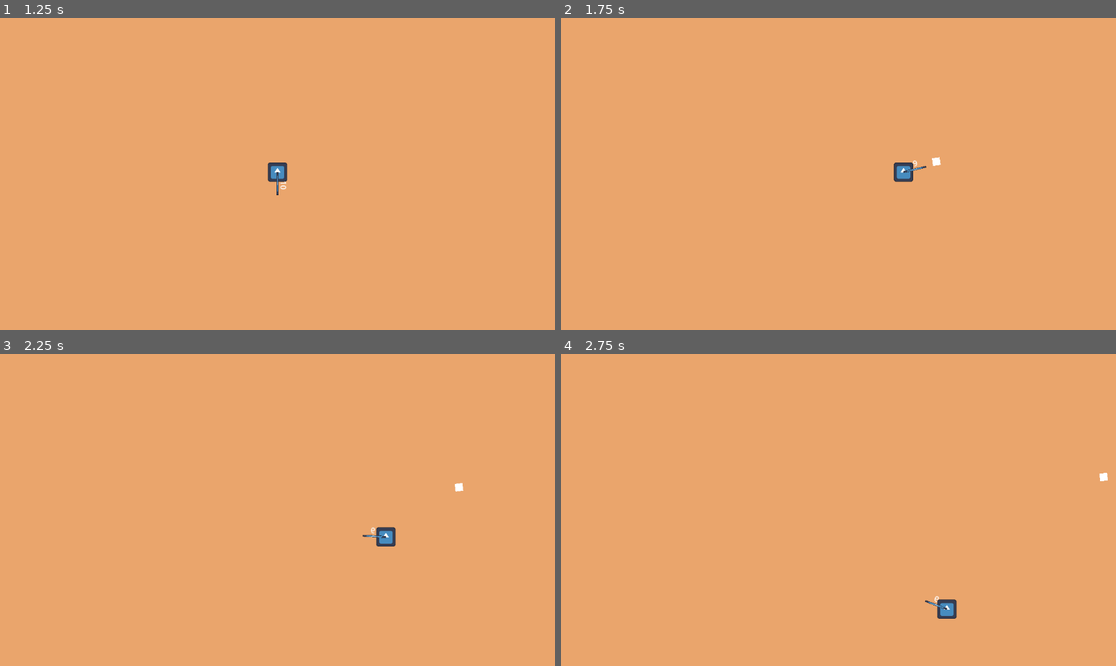
Above: before the commit, frames 1-4 (two rows, left to right).
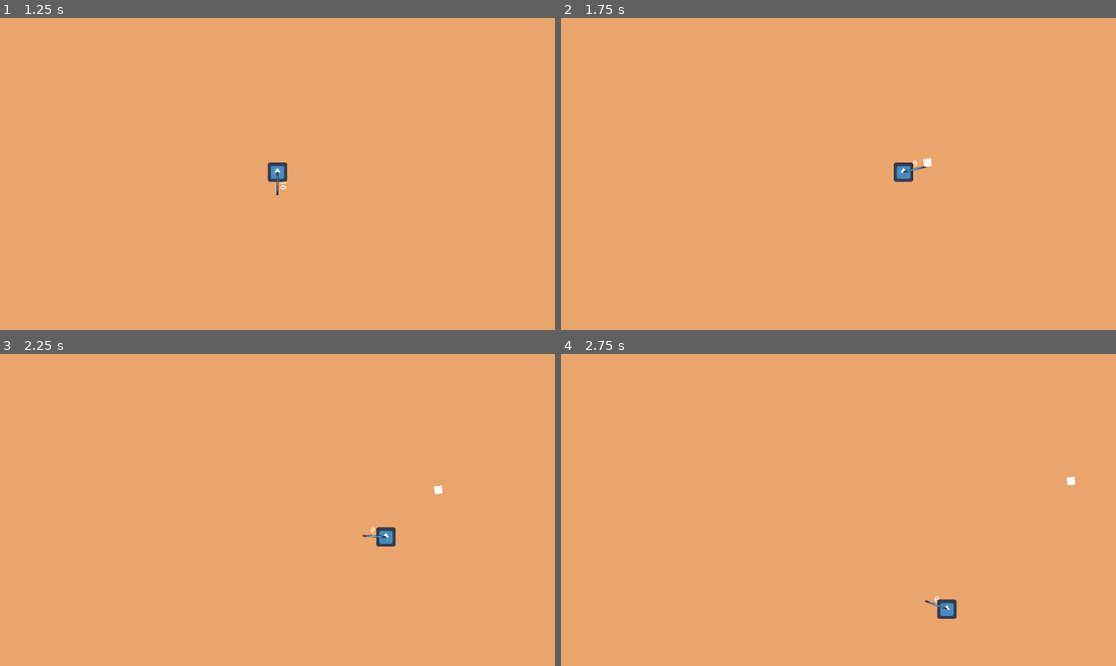
Above: after the commit, the same moments.

Repository: elloco02/gae-final-assignment
Game: Godot game, scene res://main_menu/main_menu.tscn
Two runs of this game, one before a commit and one after it. Both use one fixed random seed, a clock stepped at 60 frames per second and the inputs below. The engine's default icon, where the game draws it, is replaced by a stand-in: a white triangle on a blue panel in a dark square.
Inputs (mouse positions are in pixels of both pictures, inside the frame that each line leads up to):
- Up to frame 1 (1.25 s): click "Start Game" at 0.5 s
- Up to frame 2 (1.75 s): tap Enter at 1.25 s; move the mouse to (960, 158) at 1.27 s; hold D (right) from 1.28 s (still down); click (960, 158) at 1.35 s
- Up to frame 3 (2.25 s): move the mouse to (166, 525) at 2.02 s; release D (right) at 2.03 s; hold S (down) from 2.03 s (still down); click (166, 525) at 2.1 s
- Up to frame 4 (2.75 s): keep holding S (down)

Frame 1 is identical in both runs. In frame 2, less than 0.1% of the frame differs, in the area x 65-69%, y 44-48%; in frame 3, less than 0.1%; in frame 4, less than 0.1%.

Commit message:
Upgrades hinzugefügt
Für Player:
- HP hinzugefügt Upgrade (noch nicht auswählbar, weil HP Management fehlt)
- HP Regeneration Upgrade hinzugefügt (noch nicht auswählbar, weil HP Regeneration Management fehlt)
- Move Speed Upgrade hinzugefügt

Für Weapon:
- alle 3 Upgrades hinzugefügt und auswählbar

Momentan immernoch temporäre Lösung durch "ESC" das Upgradefenster anzuzeigen. Deshalb immernoch verbuggt, dass sich die Upgrades mehrfach stacken, wenn man mehrfach "ESC" drückt und "Resume Game"

Diff:
--- a/neues-spiel/player/player.gd
+++ b/neues-spiel/player/player.gd
@@ -3,7 +3,6 @@
 extends CharacterBody2D
 
 @export var speed: float = 300.0
-
 @onready var gun: Gun = $Gun
 
 var stat_upgrades: Array[BasePlayerUpgrade] = []
--- a/neues-spiel/player/upgrades/base_player_upgrade.gd
+++ b/neues-spiel/player/upgrades/base_player_upgrade.gd
@@ -1,7 +1,13 @@
+# base class for each player upgrade
 class_name BasePlayerUpgrade
 extends Resource
 
-@export var upgrade_text: String = ""
+@export var upgrade_text: String
 
+func _init() -> void:
+	upgrade_text = "Base Player Upgrade"
+
+# this is the function that is later called when starting a new level
 func apply_upgrade(_player: Player):
+	# this does nothing by default
 	pass
--- /dev/null
+++ b/neues-spiel/player/upgrades/health_points_upgrade.gd
@@ -0,0 +1,11 @@
+class_name MaxHealthPointsUpgrade
+extends BasePlayerUpgrade
+
+@export var max_health_increase: float = 5.0
+
+func _init() -> void:
+	upgrade_text = "+5 Max Health"
+
+# increases max_health for the player permanently
+func apply_upgrade(player: Player):
+	player.max_health += max_health_increase
--- a/neues-spiel/player/upgrades/move_speed_upgrade.gd
+++ /dev/null
@@ -1,7 +0,0 @@
-class_name MoveSpeedUpgrade
-extends BasePlayerUpgrade
-
-@export var speed_increase: int = 50
-
-func apply_upgrade(player: Player):
-	player.speed += speed_increase
--- a/neues-spiel/player/upgrades/player_upgrade.gd
+++ b/neues-spiel/player/upgrades/player_upgrade.gd
@@ -1,3 +1,7 @@
+# war zum testen als aufsammelbares Item in der map, kann (zusammen mit
+# "player_upgrade.tscn" gelöscht werden, wenn wir keine aufsammelbaren Items
+# haben wollen
+
 @tool
 extends Area2D
 
--- /dev/null
+++ b/neues-spiel/player/upgrades/regeneration_upgrade.gd
@@ -0,0 +1,11 @@
+class_name RegenerationUpgrade
+extends BasePlayerUpgrade
+
+@export var regeneration_increase: float = 3.0
+
+func _init() -> void:
+	upgrade_text = "+3 Regeneration"
+
+# increases regeneration for the player permanently
+func apply_upgrade(player: Player):
+	player.regeneration += regeneration_increase
--- a/neues-spiel/player/upgrades/resources/move_speed.tres
+++ b/neues-spiel/player/upgrades/resources/move_speed.tres
@@ -1,6 +1,6 @@
 [gd_resource type="Resource" script_class="MoveSpeedUpgrade" load_steps=2 format=3 uid="uid://cwndj3f3hlr8x"]
 
-[ext_resource type="Script" uid="uid://bicj2v00174sf" path="res://player/upgrades/move_speed_upgrade.gd" id="1_ber8d"]
+[ext_resource type="Script" uid="uid://bicj2v00174sf" path="res://player/upgrades/speed_upgrade.gd" id="1_ber8d"]
 
 [resource]
 script = ExtResource("1_ber8d")
--- /dev/null
+++ b/neues-spiel/player/upgrades/speed_upgrade.gd
@@ -0,0 +1,11 @@
+class_name SpeedUpgrade
+extends BasePlayerUpgrade
+
+@export var speed_increase: float = 50.0
+
+func _init() -> void:
+	upgrade_text = "+50 Speed"
+
+# increases speed for the player permanently
+func apply_upgrade(player: Player):
+	player.speed += speed_increase
--- a/neues-spiel/upgrade_menu/upgrade_list.gd
+++ b/neues-spiel/upgrade_menu/upgrade_list.gd
@@ -1,6 +1,14 @@
 class_name UpgradeList
 extends Node
 
-var upgrades: Array[BasePlayerUpgrade] = [
-	MoveSpeedUpgrade.new()
+var player_upgrades: Array[BasePlayerUpgrade] = [
+	SpeedUpgrade.new(),
+	#RegenerationUpgrade.new(), # uncomment when player regeneration has been added
+	#MaxHealthPointsUpgrade.new() # uncomment when player max_health has been added
 ]
+
+var weapon_upgrades: Array[BaseWeaponUpgrade] = [
+	DamageWeaponUpgrade.new(),
+	SpeedWeaponUpgrade.new(),
+	ReloadWeaponUpgrade.new()
+]
--- a/neues-spiel/upgrade_menu/upgrade_menu.gd
+++ b/neues-spiel/upgrade_menu/upgrade_menu.gd
@@ -1,26 +1,44 @@
 extends Control
 
 @export var player: Player
+@onready var upgrade_list: UpgradeList = UpgradeList.new()
 @onready var vbox = %VBoxContainer
-@onready var upgrade_list: UpgradeList = UpgradeList.new()
+@onready var weapon: Gun = player.gun
 
 func _ready():
 	%ResumeButton.pressed.connect(resume)
 	# create a button for each upgrade in upgrade_list and add it to the tree
-	var upgrades: Array[BasePlayerUpgrade] = upgrade_list.upgrades
+	var upgrades = upgrade_list.player_upgrades
 	for upgrade in upgrades:
 		var button = Button.new()
-		button.text = "+50 Movespeed" #"%s" % [upgrade.name]
+		button.text = "%s" % [upgrade.upgrade_text]
+		button.pressed.connect(Callable(add_upgrade).bind(upgrade))
+		vbox.add_child(button)
+	upgrades = upgrade_list.weapon_upgrades
+	for upgrade in upgrades:
+		var button = Button.new()
+		button.text = "%s" % [upgrade.upgrade_text]
 		button.pressed.connect(Callable(add_upgrade).bind(upgrade))
 		vbox.add_child(button)
 
 # add upgrade to stat_upgrades in player.gd
-func add_upgrade(upgrade: BasePlayerUpgrade):
-	player.stat_upgrades.append(upgrade)
-	print("Upgrade added")
+func add_upgrade(upgrade):
+	if upgrade is BasePlayerUpgrade:
+		if upgrade not in player.stat_upgrades:
+			player.stat_upgrades.append(upgrade)
+			print("Player Upgrade added")
+		else:
+			print("Player Upgrade already added")
+	elif upgrade is BaseWeaponUpgrade:
+		if upgrade not in weapon.bullet_upgrades:
+			weapon.bullet_upgrades.append(upgrade)
+			print("Weapon Upgrade added")
+		else:
+			print("Weapon Upgrade already added")
 
 # resume game when button pressed and apply upgrades to player (TEMPORARY SOLUTION!!!)
 func resume() -> void:
 	get_tree().paused = false
 	%UpgradeMenu.visible = not %UpgradeMenu.visible
 	player.temp_apply_upgrades()
+	weapon.temp_apply_upgrades()
--- a/neues-spiel/weapon/bullet.gd
+++ b/neues-spiel/weapon/bullet.gd
@@ -2,29 +2,34 @@
 extends CharacterBody2D
 
 @export var hitbox_component: HitboxComponent
-@export var speed: float = 350.0
-@export var damage: float = 5.0
-@export var max_pierce: int = 1
 var current_pierce_count: int = 0
+var damage: float
+var max_pierce: int
+var speed: float
+var weapon_attack: WeaponAttack
 
 func _ready():
 	if hitbox_component:
 		hitbox_component.hit_enemy.connect(on_enemy_hit)
+	# get bullet stats
+	damage = weapon_attack.damage
+	max_pierce = weapon_attack.max_pierce
+	speed = weapon_attack.speed
+	print("Bullet speed: ", speed)
 
-
+# move bullet in shooting direction and check collisions
 func _physics_process(delta: float) -> void:
 	var direction = Vector2.RIGHT.rotated(rotation)
+	velocity = direction * speed
+	var collider = move_and_collide(velocity * delta)
+	# collision with Enemy
+	if collider and collider is Enemy:
+		on_enemy_hit()
 
-	velocity = direction*speed
-
-	var collision := move_and_collide(velocity*delta)
-
-	if collision:
-		queue_free()
-
-
+# when Enemy is hit
 func on_enemy_hit():
+	# increase current_pierce_count
 	current_pierce_count += 1
-
+	# destroy bullet when max_piece reached
 	if current_pierce_count >= max_pierce:
 		queue_free()
--- a/neues-spiel/weapon/bullet_upgrades/base_bullet_upgrade.gd
+++ /dev/null
@@ -1,9 +0,0 @@
-class_name BaseBulletUpgrade
-extends Resource
-
-@export var upgrade_text: String = ""
-
-# this is the function that is later called when firing a bullet
-func apply_upgrade(_bullet: Bullet):
-	# this does nothing by default
-	pass
--- /dev/null
+++ b/neues-spiel/weapon/bullet_upgrades/base_weapon_upgrade.gd
@@ -0,0 +1,13 @@
+# base class for each bullet upgrade
+class_name BaseWeaponUpgrade
+extends Resource
+
+@export var upgrade_text: String
+
+func _init() -> void:
+	upgrade_text = "Base Bullet Upgrade"
+
+# this is the function that is later called when firing a bullet
+func apply_upgrade(_weapon_upgrade: WeaponAttack):
+	# this does nothing by default
+	pass
--- a/neues-spiel/weapon/bullet_upgrades/bullet_upgrade.gd
+++ b/neues-spiel/weapon/bullet_upgrades/bullet_upgrade.gd
@@ -1,9 +1,12 @@
+# war zum testen als aufsammelbares Item in der map, kann (zusammen mit
+# "bullet_upgrade.tscn" gelöscht werden, wenn wir keine aufsammelbaren Items
+# haben wollen
 @tool
 extends Area2D
 
 @export var upgrade_label: Label
 #@export var sprite : Sprite2D
-@export var bullet_upgrade: BaseBulletUpgrade:
+@export var bullet_upgrade: BaseWeaponUpgrade:
 	set(val):
 		bullet_upgrade = val
 		needs_update = true
--- a/neues-spiel/weapon/bullet_upgrades/bullet_upgrade.tscn
+++ b/neues-spiel/weapon/bullet_upgrades/bullet_upgrade.tscn
@@ -1,7 +1,7 @@
 [gd_scene load_steps=5 format=3 uid="uid://clu7d7ap7byie"]
 
 [ext_resource type="Script" uid="uid://ceoa18bgsbrrj" path="res://weapon/bullet_upgrades/bullet_upgrade.gd" id="1_xsw34"]
-[ext_resource type="Script" uid="uid://bj6gupwuqq5rh" path="res://weapon/bullet_upgrades/base_bullet_upgrade.gd" id="2_mwfbx"]
+[ext_resource type="Script" uid="uid://bj6gupwuqq5rh" path="res://weapon/bullet_upgrades/base_weapon_upgrade.gd" id="2_mwfbx"]
 
 [sub_resource type="Resource" id="Resource_aje1s"]
 script = ExtResource("2_mwfbx")
--- /dev/null
+++ b/neues-spiel/weapon/bullet_upgrades/damage_weapon_upgrade.gd
@@ -0,0 +1,11 @@
+class_name DamageWeaponUpgrade
+extends BaseWeaponUpgrade
+
+@export var damage_increase: float = 5.0
+
+func _init() -> void:
+	upgrade_text = "+5 Bullet Damage"
+
+# increases damage for the bullet permanently
+func apply_upgrade(weapon_upgrade: WeaponAttack):
+	weapon_upgrade.damage += damage_increase
--- /dev/null
+++ b/neues-spiel/weapon/bullet_upgrades/reload_weapon_upgrade.gd
@@ -0,0 +1,11 @@
+class_name ReloadWeaponUpgrade
+extends BaseWeaponUpgrade
+
+@export var reload_decrease: float = 0.5
+
+func _init() -> void:
+	upgrade_text = "-0.5 Sekunden Reload"
+
+# increases speed for the bullet permanently
+func apply_upgrade(weapon_upgrade: WeaponAttack):
+	weapon_upgrade.reload_time -= reload_decrease
--- a/neues-spiel/weapon/bullet_upgrades/resources/speed_bullet.tres
+++ /dev/null
@@ -1,9 +0,0 @@
-[gd_resource type="Resource" script_class="SpeedBulletStrategy" load_steps=2 format=3 uid="uid://b8ayf57voktsm"]
-
-[ext_resource type="Script" uid="uid://de6r2fhdp6qkq" path="res://weapon/bullet_upgrades/speed_bullet_upgrade.gd" id="1_0y1ic"]
-
-[resource]
-script = ExtResource("1_0y1ic")
-speed_increase = 1.5
-upgrade_text = "Bulletspeed x1.5"
-metadata/_custom_type_script = "uid://de6r2fhdp6qkq"
--- /dev/null
+++ b/neues-spiel/weapon/bullet_upgrades/resources/weapon_attack_base.tres
@@ -0,0 +1,10 @@
+[gd_resource type="Resource" script_class="WeaponAttack" load_steps=2 format=3 uid="uid://d17m2o7at7ee4"]
+
+[ext_resource type="Script" uid="uid://bgoj6wn4ssbe" path="res://weapon/bullet_upgrades/weapon_attack.gd" id="1_ujkea"]
+
+[resource]
+script = ExtResource("1_ujkea")
+damage = 1.0
+max_pierce = 1
+speed = 300.0
+metadata/_custom_type_script = "uid://bgoj6wn4ssbe"
--- a/neues-spiel/weapon/bullet_upgrades/speed_bullet_upgrade.gd
+++ /dev/null
@@ -1,7 +0,0 @@
-class_name SpeedBulletUpgrade
-extends BaseBulletUpgrade
-
-@export var speed_increase: float = 1.5
-
-func apply_upgrade(bullet: Bullet):
-	bullet.speed *= speed_increase
--- /dev/null
+++ b/neues-spiel/weapon/bullet_upgrades/speed_weapon_upgrade.gd
@@ -0,0 +1,11 @@
+class_name SpeedWeaponUpgrade
+extends BaseWeaponUpgrade
+
+@export var speed_increase: float = 300
+
+func _init() -> void:
+	upgrade_text = "+300 Bullet Speed"
+
+# increases speed for the bullet permanently
+func apply_upgrade(weapon_upgrade: WeaponAttack):
+	weapon_upgrade.speed += speed_increase
--- /dev/null
+++ b/neues-spiel/weapon/bullet_upgrades/weapon_attack.gd
@@ -0,0 +1,7 @@
+class_name WeaponAttack
+extends Resource
+
+@export var damage: float = 1.0
+@export var max_pierce: int = 1
+@export var speed: float = 300.0
+@export var reload_time: float = 1.0
--- a/neues-spiel/weapon/gun.gd
+++ b/neues-spiel/weapon/gun.gd
@@ -1,6 +1,7 @@
 class_name Gun
 extends Node2D
 
+@export var weapon_attack: WeaponAttack
 @export var current_ammo: int = 0:
 	set(amount):
 		current_ammo = amount
@@ -8,20 +9,21 @@
 @export var max_ammo: int = 10
 @export var fire_rate: float = 0.0
 @export var maximum_fire_rate: float = 1.0
-@export var reload_time: float = 1.0
 @onready var ammo_label: Label = $AmmoLabel
 @onready var muzzle: Marker2D = $Marker2D
 @onready var player: Player = get_parent()
 @onready var reload_timer: Timer = $ReloadTimer
 @onready var shoot_timer: Timer = $ShootTimer
-
 var bullet = preload("res://weapon/bullet.tscn")
-var bullet_upgrades: Array[BaseBulletUpgrade] = []
+var bullet_upgrades: Array[BaseWeaponUpgrade] = []
 
 func _ready() -> void:
 	# connect reload_timer signal to refill_ammo function, also call it at the start
 	reload_timer.timeout.connect(refill_ammo)
 	refill_ammo()
+	# loop over all bullet upgrades and apply
+	for upgrade in bullet_upgrades:
+		upgrade.apply_upgrade(weapon_attack)
 
 func _physics_process(_delta: float) -> void:
 	# rotate gun towards mouse position
@@ -54,24 +56,28 @@
 	# do nothing if shoot_timer is running
 	if shoot_timer.time_left > 0:
 		return
-	# shoot bullet with all of its upgrades
+	# create bullet with all of its upgrades
 	current_ammo -= 1
 	var bullet_instance: Bullet = bullet.instantiate()
-	get_tree().root.add_child(bullet_instance)
 	bullet_instance.global_position = self.muzzle.global_position
 	bullet_instance.rotation = self.rotation
-	# loop over all bullet upgrades and apply
-	for upgrade in bullet_upgrades:
-		upgrade.apply_upgrade(bullet_instance)
+	bullet_instance.weapon_attack = self.weapon_attack
+	# add bullet_instance to the tree
+	get_tree().root.add_child(bullet_instance)
 	# start timer for fire rate, the higher the fire_rate, the faster it shoots
 	shoot_timer.start(maximum_fire_rate - fire_rate)
 
 # reload the ammo visually
 func reload_ammo() -> void:
 	# start reload timer
-	reload_timer.start(reload_time)
+	reload_timer.start(weapon_attack.reload_time)
 	# TODO: add some animation for the reload process
 
 # fills the current_ammo after reload_timer finishes and sends a signal
 func refill_ammo() -> void:
 	current_ammo = max_ammo
+
+# TEMPORARY SOLUTION UNTIL WAVE MANAGEMENT IS IMPLEMENTED
+func temp_apply_upgrades() -> void:
+	for upgrade in bullet_upgrades:
+		upgrade.apply_upgrade(weapon_attack)
--- a/neues-spiel/weapon/gun.tscn
+++ b/neues-spiel/weapon/gun.tscn
@@ -1,10 +1,12 @@
-[gd_scene load_steps=3 format=3 uid="uid://b6u7o0ecj7fx6"]
+[gd_scene load_steps=4 format=3 uid="uid://b6u7o0ecj7fx6"]
 
 [ext_resource type="Script" uid="uid://bjnupvvd80lg1" path="res://weapon/gun.gd" id="1_og67c"]
 [ext_resource type="Texture2D" uid="uid://blg4n3bkkprp0" path="res://icon.svg" id="1_x77fm"]
+[ext_resource type="Resource" uid="uid://d17m2o7at7ee4" path="res://weapon/bullet_upgrades/resources/weapon_attack_base.tres" id="2_86mfe"]
 
 [node name="Gun" type="Node2D"]
 script = ExtResource("1_og67c")
+weapon_attack = ExtResource("2_86mfe")
 
 [node name="Sprite2D" type="Sprite2D" parent="."]
 position = Vector2(24, 0)
Not shown, added: neues-spiel/player/upgrades/health_points_upgrade.gd.uid
Not shown, added: neues-spiel/player/upgrades/regeneration_upgrade.gd.uid
Renamed: neues-spiel/player/upgrades/move_speed_upgrade.gd.uid -> neues-spiel/player/upgrades/speed_upgrade.gd.uid
Not shown, added: neues-spiel/weapon/bullet_upgrades/attack_stats.gd.uid
Renamed: neues-spiel/weapon/bullet_upgrades/base_bullet_upgrade.gd.uid -> neues-spiel/weapon/bullet_upgrades/base_weapon_upgrade.gd.uid
Not shown, added: neues-spiel/weapon/bullet_upgrades/bullet_stats.gd.uid
Not shown, added: neues-spiel/weapon/bullet_upgrades/damage_weapon_upgrade.gd.uid
Not shown, added: neues-spiel/weapon/bullet_upgrades/reload_weapon_upgrade.gd.uid
Renamed: neues-spiel/weapon/bullet_upgrades/speed_bullet_upgrade.gd.uid -> neues-spiel/weapon/bullet_upgrades/speed_weapon_upgrade.gd.uid
Not shown, added: neues-spiel/weapon/bullet_upgrades/weapon_attack.gd.uid
